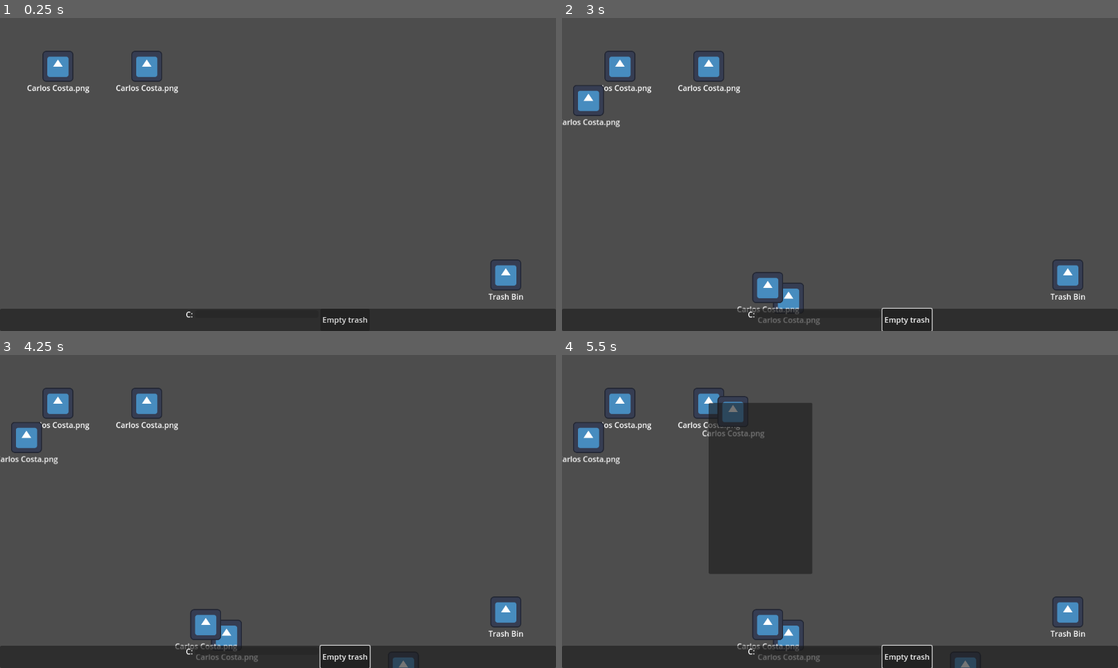
Above: before the commit, frames 1-4 (two rows, left to right).
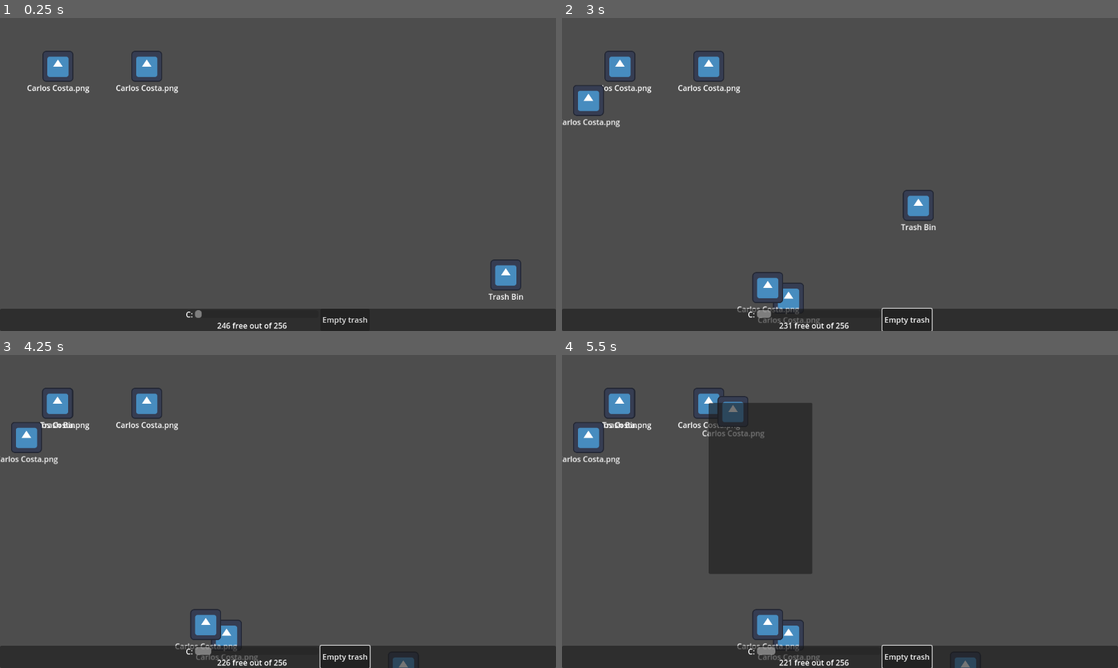
Above: after the commit, the same moments.

Repository: VileOar/ludum-dare-54
Game: Godot game, scene res://scenes/main.tscn
Same seed, same stepped clock (60 frames per second), same inputs: the game is played once before the commit and once after it. The engine's default icon, where the game draws it, is replaced by a stand-in: a white triangle on a blue panel in a dark square.
Inputs (mouse positions are in pixels of both pictures, inside the frame that each line leads up to):
- Up to frame 1 (0.25 s): no input
- Up to frame 2 (3 s): click "Empty trash" at 0.5 s; click "Empty trash" at 1.25 s; click "Empty trash" at 2 s; tap Enter at 2.75 s; drag from (1067, 274) to (617, 64) at 2.77 s
- Up to frame 3 (4.25 s): tap Space at 3.5 s; drag from (166, 527) to (55, 401) at 3.52 s
- Up to frame 4 (5.5 s): move the mouse to (895, 442) at 4.27 s; click (895, 442) at 4.42 s; drag from (812, 574) to (706, 401) at 5.02 s

The runs differ from the first frame. In frame 1, 0.2% of the frame differs, in the area x 35-52%, y 93-100%; in frame 2, 1.0%, in the area x 35-95%, y 54-100%; in frame 3, 0.7%; in frame 4, 0.7%.
Error before the commit: Parse Error: Could not parse global class "DraggableFile" from "res://scripts/draggable_file.gd". (res://scripts/systems/disk_space_manager.gd:24)

Commit message:
Fix multiple file_size

Diff:
--- a/scripts/draggable_file.gd
+++ b/scripts/draggable_file.gd
@@ -7,9 +7,6 @@
 @onready var rect = get_viewport_rect()
 @onready var xx = rect.size.x/2 - 20
 @onready var yy = rect.size.y/2 - 20
-
-## default file size
-var file_size := 5
 
 ## default file size
 var file_size := 5
